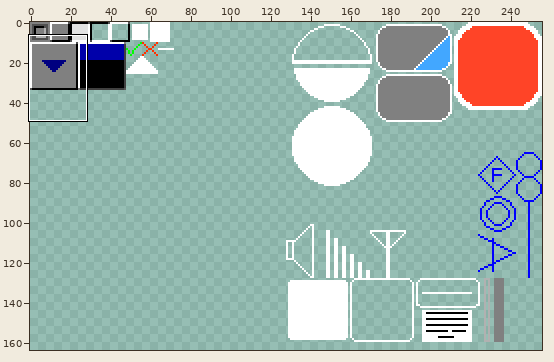
A sprite sheet gets an edit: packages/examples/src/assets/devices.png. Above, an overview of the earlier version with the close-up marked.
Close-up. Earlier state:
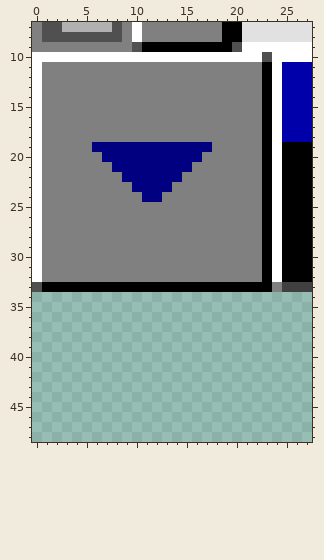
The file is 256x256 pixels. Shown: x 0..27, y 7..48. The wide view leaves out empty margins.
And afterwards:
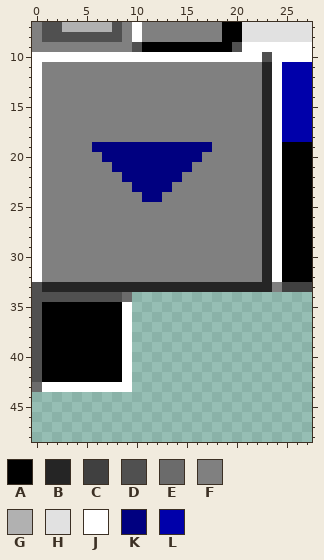
Palette (. is transparent): A #000000  B #252525  C #404040  D #505050  E #6b6b6b  F #808080  G #b1b1b1  H #e1e1e1  J #ffffff  K #000080  L #0000aa
Changes in this commit:
@@ x 0..27 @@
 10 JJJJJJJJJJJJJJJJJJJJJJJDJJJJ
-11 JFFFFFFFFFFFFFFFFFFFFFFAJLLL
-12 JFFFFFFFFFFFFFFFFFFFFFFAJLLL
-13 JFFFFFFFFFFFFFFFFFFFFFFAJLLL
-14 JFFFFFFFFFFFFFFFFFFFFFFAJLLL
-15 JFFFFFFFFFFFFFFFFFFFFFFAJLLL
-16 JFFFFFFFFFFFFFFFFFFFFFFAJLLL
-17 JFFFFFFFFFFFFFFFFFFFFFFAJLLL
-18 JFFFFFFFFFFFFFFFFFFFFFFAJLLL
-19 JFFFFFKKKKKKKKKKKKFFFFFAJAAA
-20 JFFFFFFKKKKKKKKKKFFFFFFAJAAA
-21 JFFFFFFFKKKKKKKKFFFFFFFAJAAA
-22 JFFFFFFFFKKKKKKFFFFFFFFAJAAA
-23 JFFFFFFFFFKKKKFFFFFFFFFAJAAA
-24 JFFFFFFFFFFKKFFFFFFFFFFAJAAA
-25 JFFFFFFFFFFFFFFFFFFFFFFAJAAA
-26 JFFFFFFFFFFFFFFFFFFFFFFAJAAA
-27 JFFFFFFFFFFFFFFFFFFFFFFAJAAA
-28 JFFFFFFFFFFFFFFFFFFFFFFAJAAA
-29 JFFFFFFFFFFFFFFFFFFFFFFAJAAA
-30 JFFFFFFFFFFFFFFFFFFFFFFAJAAA
-31 JFFFFFFFFFFFFFFFFFFFFFFAJAAA
-32 JFFFFFFFFFFFFFFFFFFFFFFAJAAA
-33 DAAAAAAAAAAAAAAAAAAAAAAAFCCC
-34 ............................
-35 ............................
-36 ............................
-37 ............................
-38 ............................
-39 ............................
-40 ............................
-41 ............................
-42 ............................
-43 ............................
+11 JFFFFFFFFFFFFFFFFFFFFFFBJLLL
+12 JFFFFFFFFFFFFFFFFFFFFFFBJLLL
+13 JFFFFFFFFFFFFFFFFFFFFFFBJLLL
+14 JFFFFFFFFFFFFFFFFFFFFFFBJLLL
+15 JFFFFFFFFFFFFFFFFFFFFFFBJLLL
+16 JFFFFFFFFFFFFFFFFFFFFFFBJLLL
+17 JFFFFFFFFFFFFFFFFFFFFFFBJLLL
+18 JFFFFFFFFFFFFFFFFFFFFFFBJLLL
+19 JFFFFFKKKKKKKKKKKKFFFFFBJAAA
+20 JFFFFFFKKKKKKKKKKFFFFFFBJAAA
+21 JFFFFFFFKKKKKKKKFFFFFFFBJAAA
+22 JFFFFFFFFKKKKKKFFFFFFFFBJAAA
+23 JFFFFFFFFFKKKKFFFFFFFFFBJAAA
+24 JFFFFFFFFFFKKFFFFFFFFFFBJAAA
+25 JFFFFFFFFFFFFFFFFFFFFFFBJAAA
+26 JFFFFFFFFFFFFFFFFFFFFFFBJAAA
+27 JFFFFFFFFFFFFFFFFFFFFFFBJAAA
+28 JFFFFFFFFFFFFFFFFFFFFFFBJAAA
+29 JFFFFFFFFFFFFFFFFFFFFFFBJAAA
+30 JFFFFFFFFFFFFFFFFFFFFFFBJAAA
+31 JFFFFFFFFFFFFFFFFFFFFFFBJAAA
+32 JFFFFFFFFFFFFFFFFFFFFFFBJAAA
+33 DBBBBBBBBBBBBBBBBBBBBBBBFCCC
+34 DDDDDDDDDE..................
+35 DAAAAAAAAJ..................
+36 DAAAAAAAAJ..................
+37 DAAAAAAAAJ..................
+38 DAAAAAAAAJ..................
+39 DAAAAAAAAJ..................
+40 DAAAAAAAAJ..................
+41 DAAAAAAAAJ..................
+42 DAAAAAAAAJ..................
+43 EJJJJJJJJJ..................
 44 ............................
Pixel boxes of the changes (left, top, right, bottom) in both close-ups:
changed: (32, 62, 272, 392)
